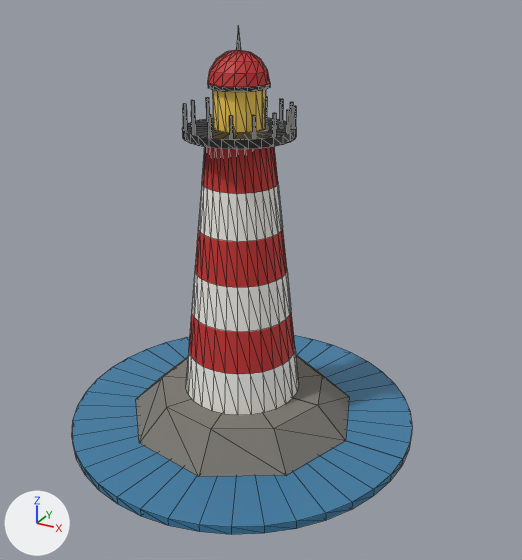
Two versions of the glTF model modele/latarnia.glb, one commit apart.
Rendered twice from a 50 mm lens placed at (0.842, -1.428, 1.125), pointed at (0.061, -0.009, 0.416). The lights are fixed; the arrows at lower left show +X, +Y and +Z. The picture after the commit comes second. Mesh edges are drawn as thin lines. Where no turn or scale is listed for an object, it has been applied to the vertices.

Before the edit, the objects in view are built like this:
```python
mat_material_5 = principled_material('Material_5')
mat_material_5.base_color = (1.0, 0.672, 0.102)  # yellow #ffd65a
mat_material_5.roughness = 0.2
me_mesh_0 = bpy.data.meshes.new('Mesh_0')
me_mesh_0.from_pydata(...)  # 728 vertices, 1284 faces; spans x -0.45..0.45, y -0.45..0.45, z 0.0..1.0
# faces by material slot: [160, 36, 168, 168, 576, 64, 112]
me_mesh_0.materials.append(mat_material_0)  # blue #3d7ea6
me_mesh_0.materials.append(mat_material_1)  # grey #7d7a73
me_mesh_0.materials.append(mat_material_2)  # white #f4f1ea
me_mesh_0.materials.append(mat_material_3)  # red #c8312f
me_mesh_0.materials.append(mat_material_4)  # black #2b2b2b
me_mesh_0.materials.append(mat_material_5)  # yellow #ffd65a
me_mesh_0.materials.append(mat_material_6)  # red #c8312f
ob_mesh_0 = bpy.data.objects.new('Mesh_0', me_mesh_0)
ob_mesh_0.location = (0.0, 0.0, 0.0)
```
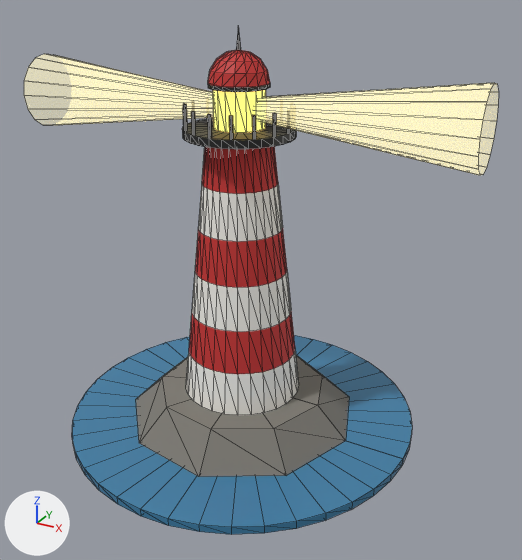
Location of each change, [x1, y1, x2, y2] in pixels of the pictures (522 x 560 px):
'Mesh_0', surface changed
    both: [182, 73, 354, 362]
'snop_swiatla', added
    after: [24, 54, 498, 176]

The change in detail:
In material 'Material_5' (mat_material_5), emission_strength is now set to 1.0.
Material 'Material_7' (mat_material_7) is new.
Its base color is (1.0, 0.888, 0.434) (beige #fff2b0).
Its roughness is 1.0.
Its alpha is 0.28.
Its emission color is (1.0, 0.9, 0.5) (beige #fff3bc).
Its emission strength is 1.0.
Mesh me_mesh_1 is new.
It has 68 vertices, 64 faces and spans x -0.554..0.554, y -0.118..0.118, z -0.09..0.09.
It uses material mat_material_7 (beige #fff2b0, glowing beige #fff3bc).
Object 'snop_swiatla' (ob_snop_swiatla) is new; it shows me_mesh_1.
Its location is (0.0, 0.0, 0.825).
